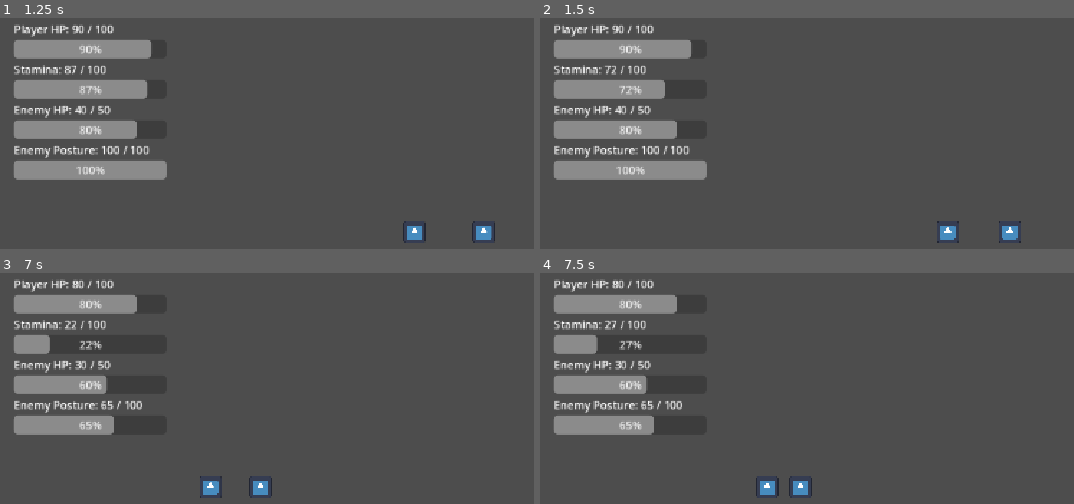
Above: before the commit, frames 1-4 (two rows, left to right).
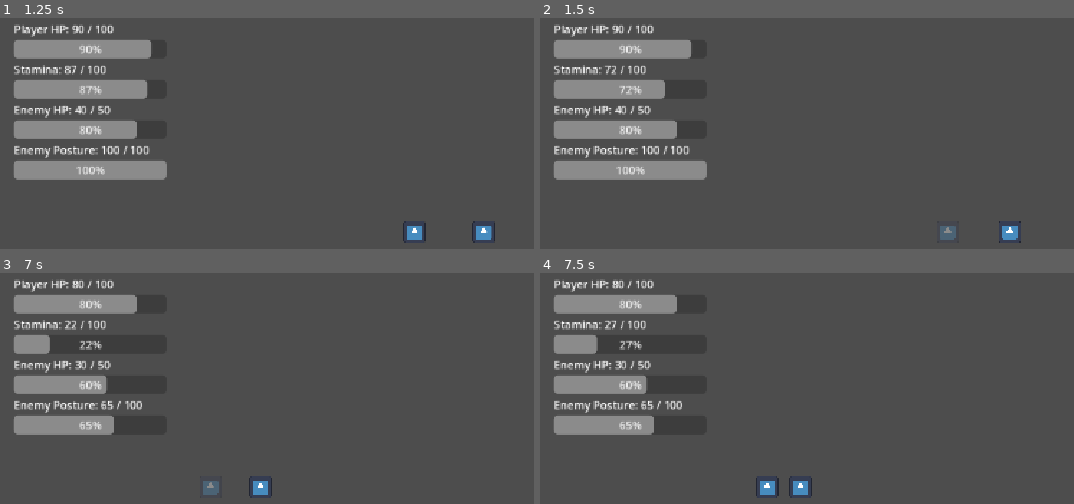
Above: after the commit, the same moments.

Repository: shanwinder/lastblade
Game: Godot game, scene res://scenes/main/Main.tscn
The game is run twice, just before and just after one commit, with the same random seed, the same clock (stepped at 60 frames per second) and the same inputs. The engine's default icon, where the game draws it, is replaced by a stand-in: a white triangle on a blue panel in a dark square.
Inputs:
- Up to frame 1 (1.25 s): hold Right (ui_right) from 0.53 s (still down); tap J (attack) at 0.6 s
- Up to frame 2 (1.5 s): release Right (ui_right) at 1.28 s; hold Left (ui_left) from 1.28 s (still down); tap J (attack) at 1.35 s
- Up to frame 3 (7 s): release Left (ui_left) at 2.03 s; hold Right (ui_right) 2.03-3.53 s; tap K (dash) at 2.1, 5.85 s; tap J (attack) at 2.3, 3.05, 3.8, 4.35, 5.1, 6.05, 6.8 s; tap L (parry) at 2.85, 6.6 s; tap Enter at 3.5 s; hold R 3.53-4.28 s; hold Left (ui_left) 3.53-5.78 s; hold Right (ui_right) from 5.78 s (still down)
- Up to frame 4 (7.5 s): keep holding Right (ui_right); tap R at 7.35 s

Frame 1 is identical in both runs. In frame 2, 0.2% of the frame differs, in the area x 74-79%, y 87-98%; in frame 3, 0.2%; in frame 4, nothing differs.

Commit message:
Add hurt invincibility period after taking damage
Implement an invincibility period after the player takes damage to prevent rapid damage stacking. The feature includes:
- Configurable invincibility duration (hurt_invincible_time)
- Temporary hurtbox disabling during invincibility
- Visual feedback with sprite blinking effect
- Proper state management and cleanup

This prevents the player from being hit repeatedly in quick succession and improves gameplay feel.

Diff:
--- a/last-blade-trial/player.gd
+++ b/last-blade-trial/player.gd
@@ -70,6 +70,10 @@
 # ระยะเวลาที่ Player จะถูก Knockback
 @export var player_knockback_time: float = 0.14
 
+# ระยะเวลาอมตะหลัง Player โดนโจมตี
+# ป้องกันไม่ให้โดนดาเมจซ้ำติด ๆ กัน
+@export var hurt_invincible_time: float = 0.65
+
 # =========================
 # อ้างอิง Node ต่าง ๆ
 # =========================
@@ -119,6 +123,9 @@
 
 # ใช้เช็กว่า Player กำลังถูก Knockback อยู่หรือไม่
 var is_knocked_back: bool = false
+
+# ใช้เช็กว่า Player กำลังอมตะหลังโดนตีอยู่หรือไม่
+var is_hurt_invincible: bool = false
 
 # ความเร็ว Knockback ปัจจุบันของ Player
 var knockback_velocity: Vector2 = Vector2.ZERO
@@ -415,6 +422,11 @@
 	if is_dead:
 		return
 
+	# ถ้าอยู่ในช่วงอมตะหลังโดนตี ไม่รับดาเมจซ้ำ
+	if is_hurt_invincible:
+		print("Damage ignored by hurt invincibility!")
+		return
+
 	# ถ้ากำลัง Dash อยู่ ไม่รับดาเมจ
 	# เผื่อกรณี Hitbox ศัตรูชนพอดีในจังหวะที่ Hurtbox ยังไม่ถูกปิดทัน
 	if is_dashing:
@@ -430,6 +442,9 @@
 
 	# ทำ Knockback ให้ Player กระเด็นเมื่อโดนโจมตี
 	apply_knockback()
+
+	# เริ่มช่วงอมตะหลังโดนตี
+	start_hurt_invincibility()
 
 	# ทำ Camera Shake เมื่อ Player โดนโจมตี
 	get_tree().call_group(
@@ -486,6 +501,52 @@
 		is_knocked_back = false
 		knockback_velocity = Vector2.ZERO
 
+func start_hurt_invincibility() -> void:
+	# ถ้า Player ตายแล้ว ไม่ต้องเริ่มอมตะ
+	if is_dead:
+		return
+
+	# เริ่มสถานะอมตะหลังโดนตี
+	is_hurt_invincible = true
+
+	# ปิด Hurtbox ชั่วคราว เพื่อกันการรับดาเมจซ้ำจาก hitbox อื่น
+	hurtbox_shape.set_deferred("disabled", true)
+
+	# ทำเอฟเฟกต์กระพริบระหว่างอมตะ
+	blink_while_invincible()
+
+	# รอระยะเวลาอมตะ
+	await get_tree().create_timer(hurt_invincible_time).timeout
+
+	# ถ้า Player ตายระหว่างนั้น ไม่ต้องเปิด Hurtbox กลับ
+	if is_dead:
+		return
+
+	# จบสถานะอมตะ
+	is_hurt_invincible = false
+
+	# เปิด Hurtbox กลับมา
+	hurtbox_shape.set_deferred("disabled", false)
+
+	# คืนสีปกติ
+	if is_instance_valid(sprite_2d):
+		sprite_2d.modulate = Color.WHITE
+
+func blink_while_invincible() -> void:
+	# กระพริบไปเรื่อย ๆ ตราบใดที่ยังอยู่ในช่วงอมตะ
+	while is_hurt_invincible and not is_dead:
+		# ทำให้ตัวละครจางลง
+		if is_instance_valid(sprite_2d):
+			sprite_2d.modulate = Color(1.0, 1.0, 1.0, 0.35)
+
+		await get_tree().create_timer(0.08).timeout
+
+		# ทำให้ตัวละครกลับมาชัด
+		if is_instance_valid(sprite_2d):
+			sprite_2d.modulate = Color.WHITE
+
+		await get_tree().create_timer(0.08).timeout
+
 func flash_red() -> void:
 	# เปลี่ยนสีตัวละครเป็นสีแดงชั่วคราว
 	sprite_2d.modulate = Color.RED
@@ -493,10 +554,9 @@
 	# รอ 0.1 วินาที
 	await get_tree().create_timer(0.1).timeout
 
-	# ถ้า Sprite ยังอยู่ ให้เปลี่ยนกลับเป็นสีขาว
-	if is_instance_valid(sprite_2d):
+	# ถ้า Sprite ยังอยู่ และไม่ได้อยู่ในช่วงอมตะ ให้เปลี่ยนกลับเป็นสีขาว
+	if is_instance_valid(sprite_2d) and not is_hurt_invincible:
 		sprite_2d.modulate = Color.WHITE
-
 
 func die() -> void:
 	# ถ้าตายไปแล้ว ไม่ต้องทำซ้ำ
